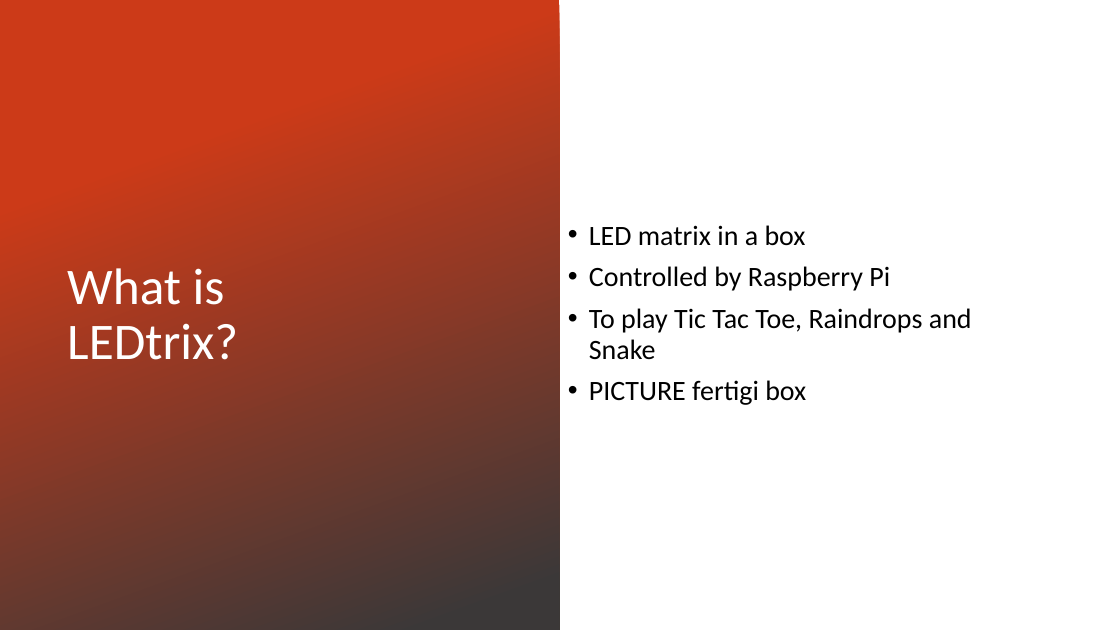
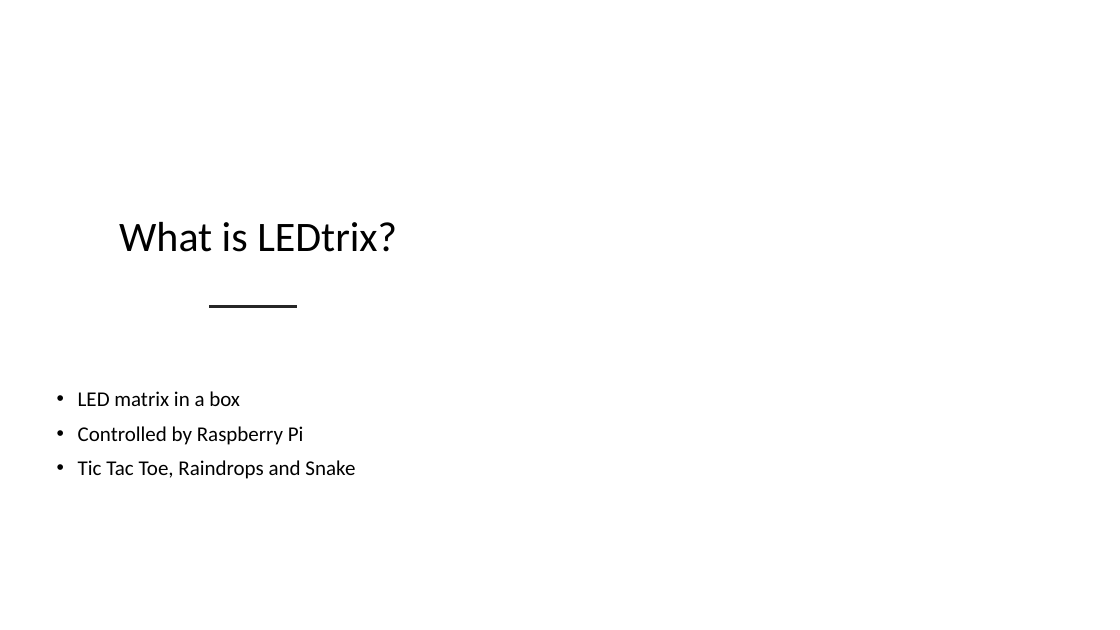
Before and after one commit to mpas97/LEDtrix, a slide deck: slide 2 of Bericht/Presentation.pptx. Drawn at 1120x630 pixels with LibreOffice and Linux fonts; fonts in the diff are those of the drawing; background and template pictures are left out. Boxes give left, top, right and bottom in pixels: in the first picture for what was removed or moved away, otherwise in the second. Text is boxed around its words. In the diff, an @@ line names an element or a change of style, - is before the commit and + after.

Commit message:
added pictures to ppp, worked on design

```diff
--- a/Bericht/Presentation.pptx
+++ b/Bericht/Presentation.pptx
@@ rectangle removed at box(0, 0, 560, 630) @@
@@ freeform shape added at box(0, 92, 553, 630), fill #FFFFFF at 75% opacity @@
@@ title "What is LEDtrix?": place and size @@
-title "What is LEDtrix?" at box(67, 268, 238, 360)
+title "What is LEDtrix?" at box(119, 222, 397, 252)
@@ title "What is LEDtrix?" at box(119, 222, 397, 252): size 44 to 36 pt, text colour #FFFFFF to #000000; alignment left to centre @@
@@ text "LED matrix in a box": place and size @@
-text "LED matrix in a box" at box(589, 225, 972, 405)
+text "LED matrix in a box" at box(78, 391, 355, 479)
@@ line added from (210, 307) to (296, 307), #262626 2 pt @@
@@ text at box(78, 391, 304, 445): size 24 to 18 pt in "LED matrix in a box", "Controlled by Raspberry Pi" @@
@@ text at box(78, 460, 355, 479): text changed; size 24 to 18 pt @@
-• To play Tic Tac Toe, Raindrops and Snake
-• PICTURE fertigi box
+• Tic Tac Toe, Raindrops and Snake
```
Also in this commit, not shown: 6 other slides changed, 1 slide added, 7 other files.
